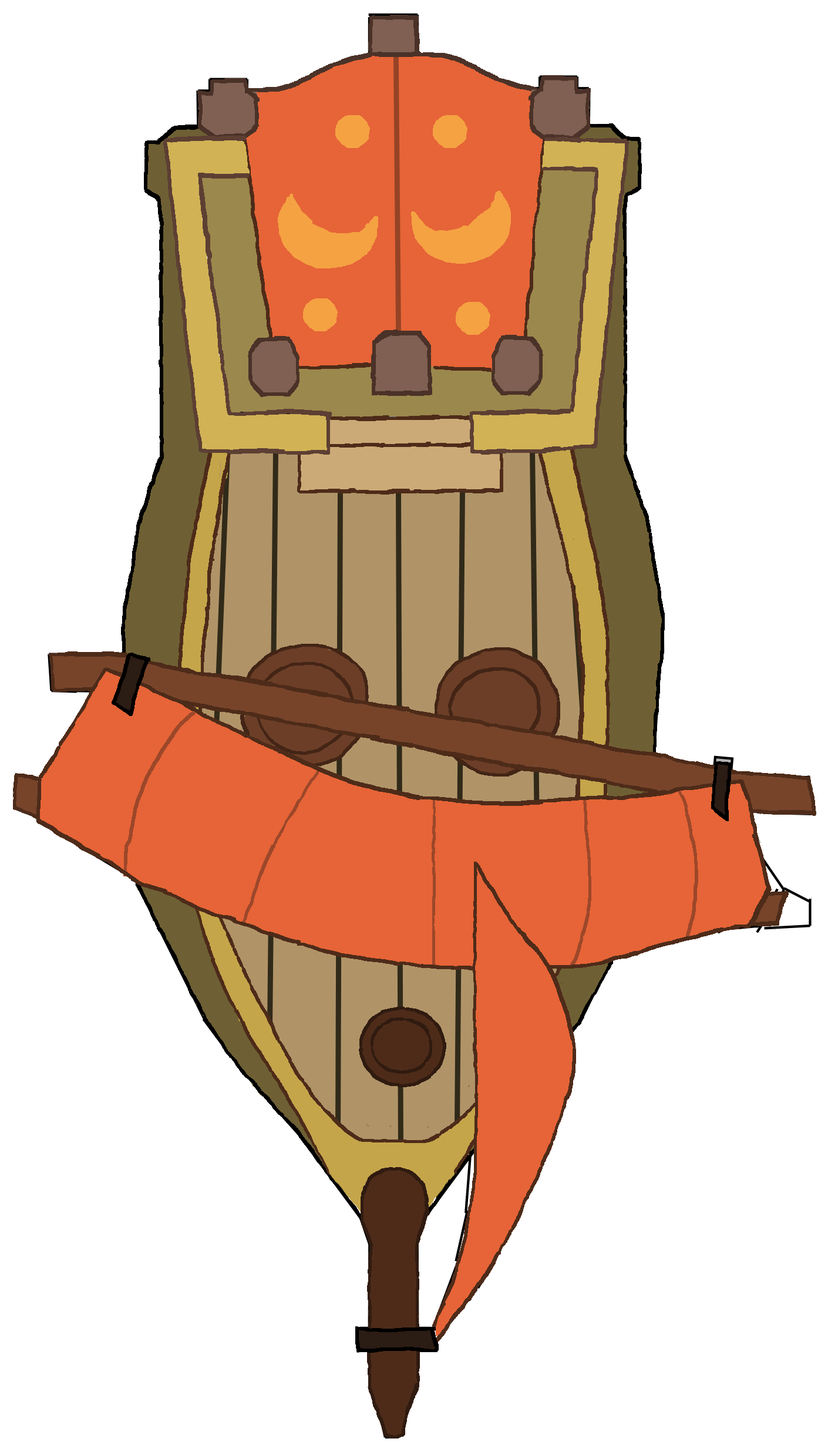
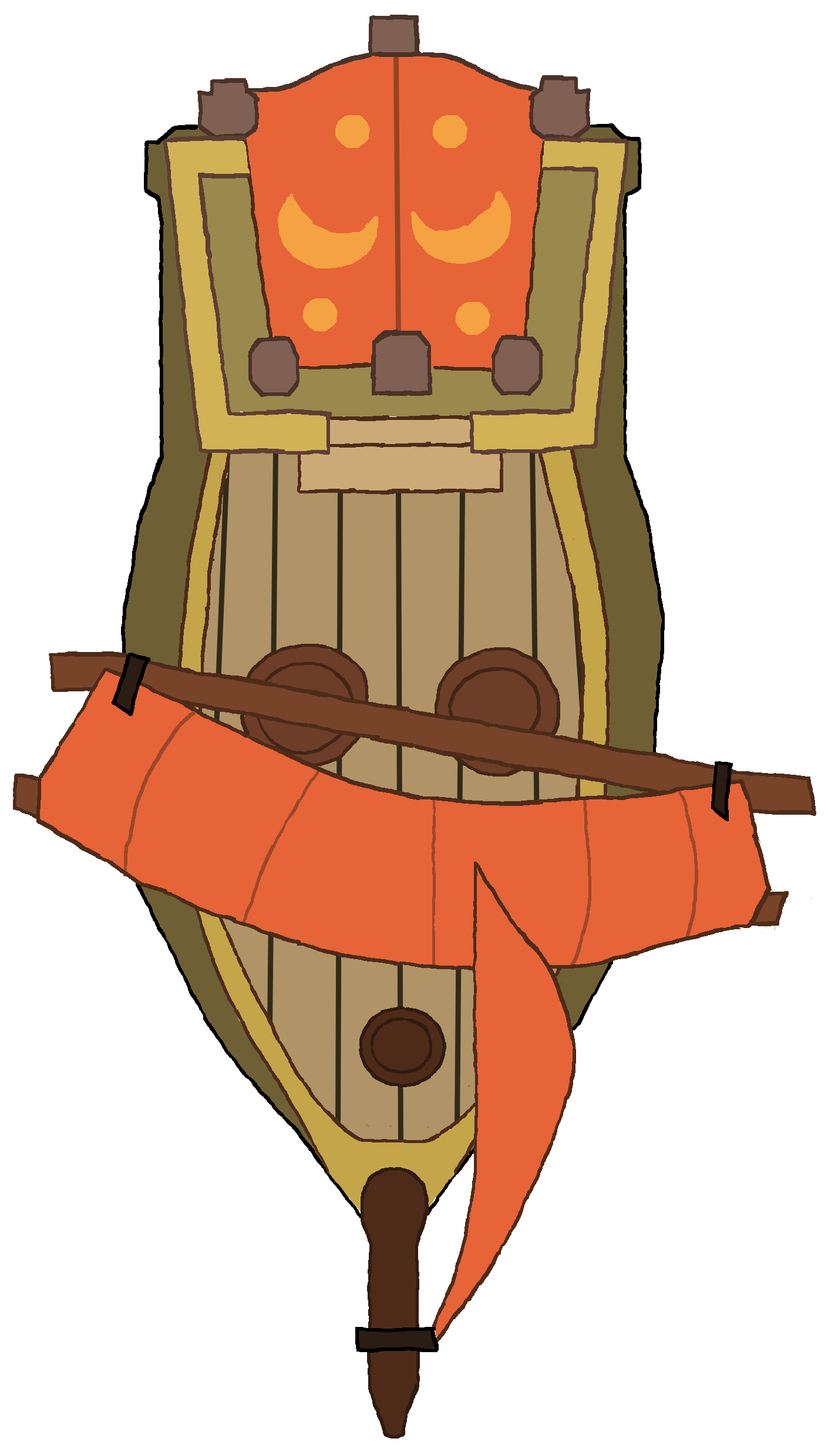
Two versions of the same layered image (828×1452). Layer-by-layer changes:
added group "Schiff" with 97 layers above "Hintergrund" over [14, 14, 813, 1439]
moved "Hauptmast / Segel" into group "Schiff" over [14, 643, 813, 1354]
renamed "Form vorne + hauptteil" to "Hauptteil", moved it into group "Schiff" over [121, 14, 666, 1439]
moved "Heck" into group "Hauptteil" over [144, 14, 636, 479]
moved "Form" into group "Hauptteil" over [144, 123, 636, 479]
removed layer "Form Kontur links außen" from group "Außenwand" over [121, 652, 361, 1220]
removed layer "Form Kontur rechts außen" from group "Außenwand" over [430, 642, 666, 1215]
removed layer "Form außen" from group "Außenwand" over [130, 454, 662, 1169]
renamed "Hinten rechts Kontur (8PT)" to "rechts kontur", moved it into group "Außenwand", painted on it over [389, 123, 666, 1215]
renamed "Hinten Links Kontur (8PT)" to "links kontur", moved it into group "Außenwand", painted on it over [121, 124, 361, 1220]
renamed "Hinten Form" to "Fläche", moved it into group "Außenwand", painted on it over [130, 128, 662, 1169]
removed layer "Skizze" over [14, 12, 813, 1440]
